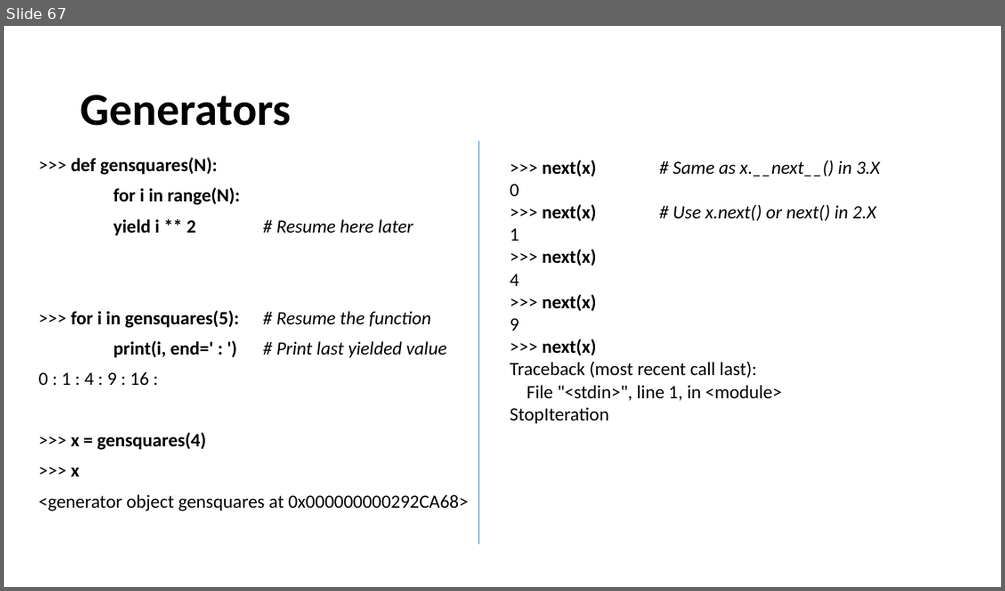
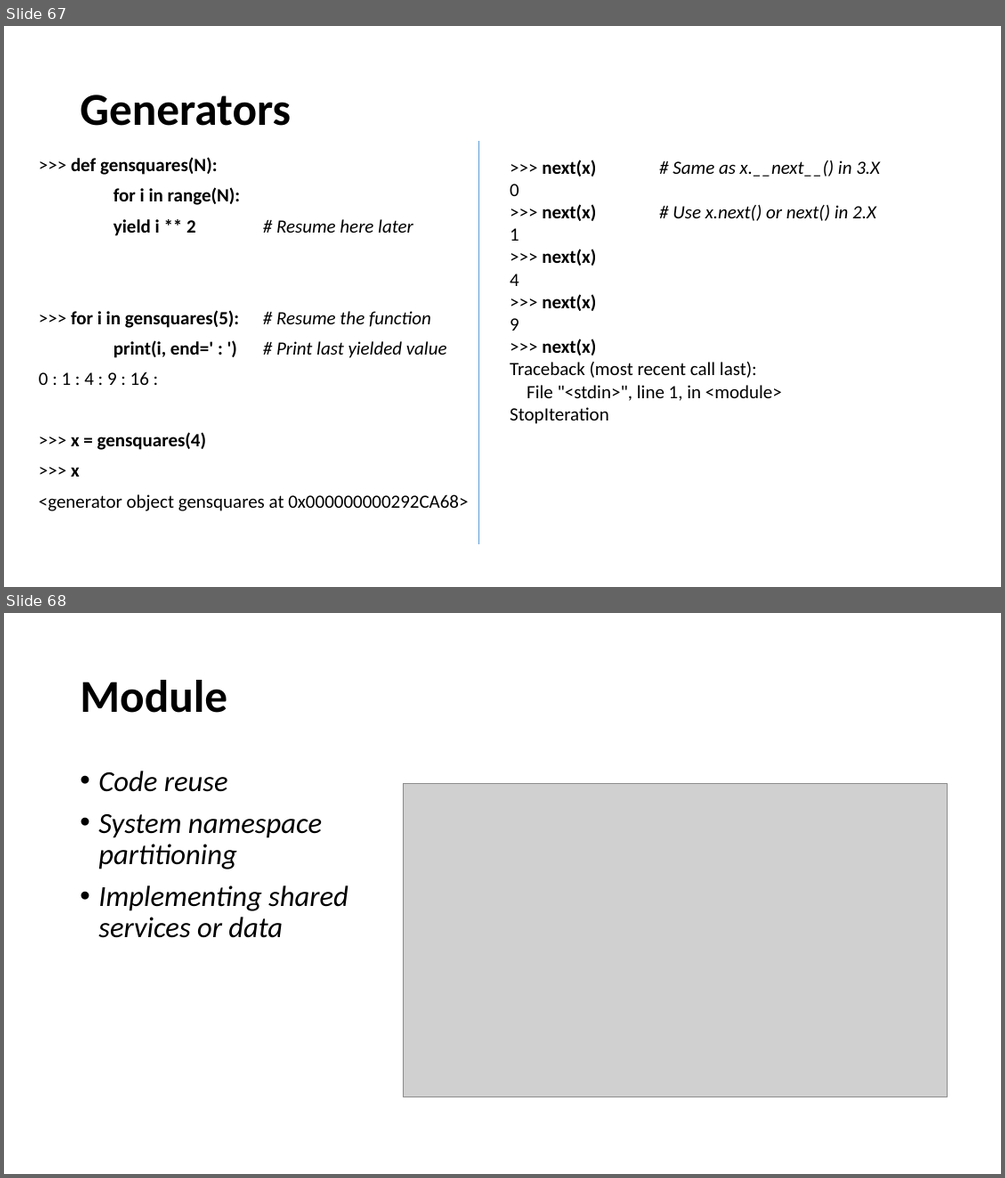
Before and after one commit to ankitagrawal579/Python, a slide deck: Python Ppt.pptx. Shown one above the other, each under a label of ours: slide 67 before the commit, slides 67 and 68 after it. The pictures are 1005x591 and 1005x1178 pixels, drawn with LibreOffice and Linux fonts; fonts in the diff are those of the drawing; grey boxes stand for pictures. Boxes give left, top, right and bottom in pixels: in the first picture for what was removed or moved away, otherwise in the second. Text is boxed around its words. In the diff, an @@ line names an element or a change of style, - is before the commit and + after.

```diff
--- a/Python Ppt.pptx
+++ b/Python Ppt.pptx
@@ slide 68 added at [4,613,1001,1174], background #FFFFFF @@
@@ title added at [80,680,227,713], 44 pt, text #000000, bold @@
+Module
@@ text added at [98,771,348,938], 28 pt, text #000000, italic @@
+• Code reuse
+• System namespace partitioning
+• Implementing shared services or data
@@ picture added at [403,784,947,1097] @@
```
Also in this commit, not shown: 3 other slides added.
